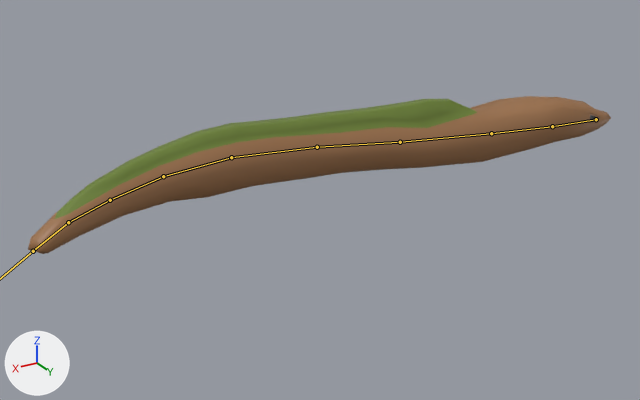
A saved change to the FBX model HackNation/Assets/Assets/Models/eel1.fbx.
The view is the same before and after, from a 50 mm camera at (0.1306, 0.1821, 0.0847) aimed at (0.0155, -0.0096, -0.0112). Every picture has the same lights, and +X, +Y and +Z are marked at lower left. Both versions are drawn at frame 92 of the action 'eel.001|IdleEel'; the numbers are the values there. The bones that bend it are drawn over the model as lines.

Objects in the first picture: 'eel'.
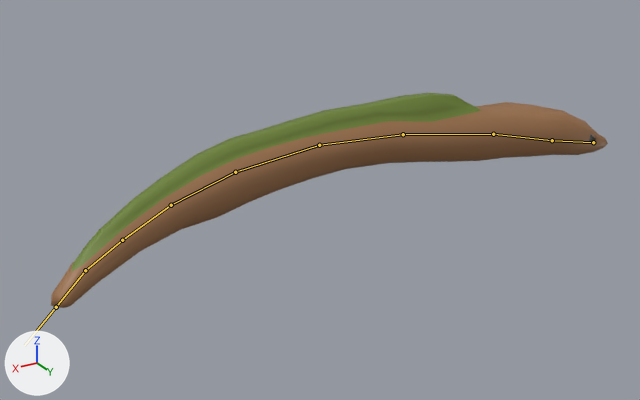
Pixel boxes [x1, y1, x2, y2] of what changed, in the pictures (640 x 400 px):
'eel', posed (36% taller): before [28, 96, 611, 254]; after [51, 93, 608, 308]
bone 'Bone', root to tip: before (596, 119) to (552, 126); after (593, 142) to (552, 140)
bone 'Bone.002', root to tip: before (491, 133) to (400, 142); after (493, 134) to (403, 134)
bone 'Bone.003', root to tip: before (400, 142) to (317, 147); after (403, 134) to (319, 145)
bone 'Bone.004', root to tip: before (317, 147) to (231, 157); after (319, 145) to (235, 172)
bone 'Bone.005', root to tip: before (231, 157) to (163, 176); after (235, 172) to (171, 205)

The change in detail:
Bone 'Bone' (bone_bone) moves from (0.0, 0.0, -0.0027) to (0.0075, 0.0003, -0.0027).
Bone 'Bone' (bone_bone) turns from (16, 1, 0) to (16, 1, 13) degrees about its own x, y and z.
Bone 'Bone.002' (bone_bone_002) turns from (-8, 0, 0) to (-8, -2, -8) degrees about its own x, y and z.
Bone 'Bone.003' (bone_bone_003) turns from (2, 0, 0) to (2, -1, -8) degrees about its own x, y and z.
Bone 'Bone.004' (bone_bone_004) turns from (-9, 1, 0) to (-9, -1, -7) degrees about its own x, y and z.
Bone 'Bone.005' (bone_bone_005) turns from (-8, 0, 0) to (-8, 0, -1) degrees about its own x, y and z.
